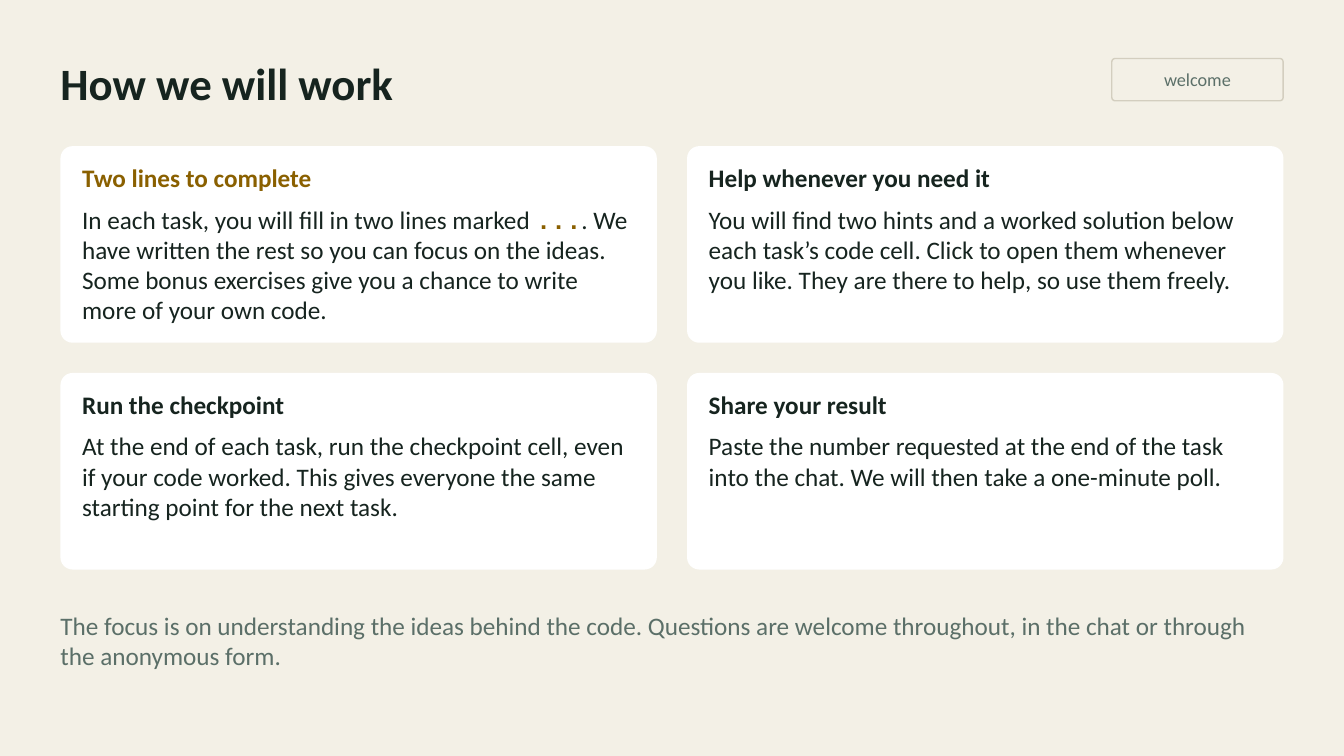
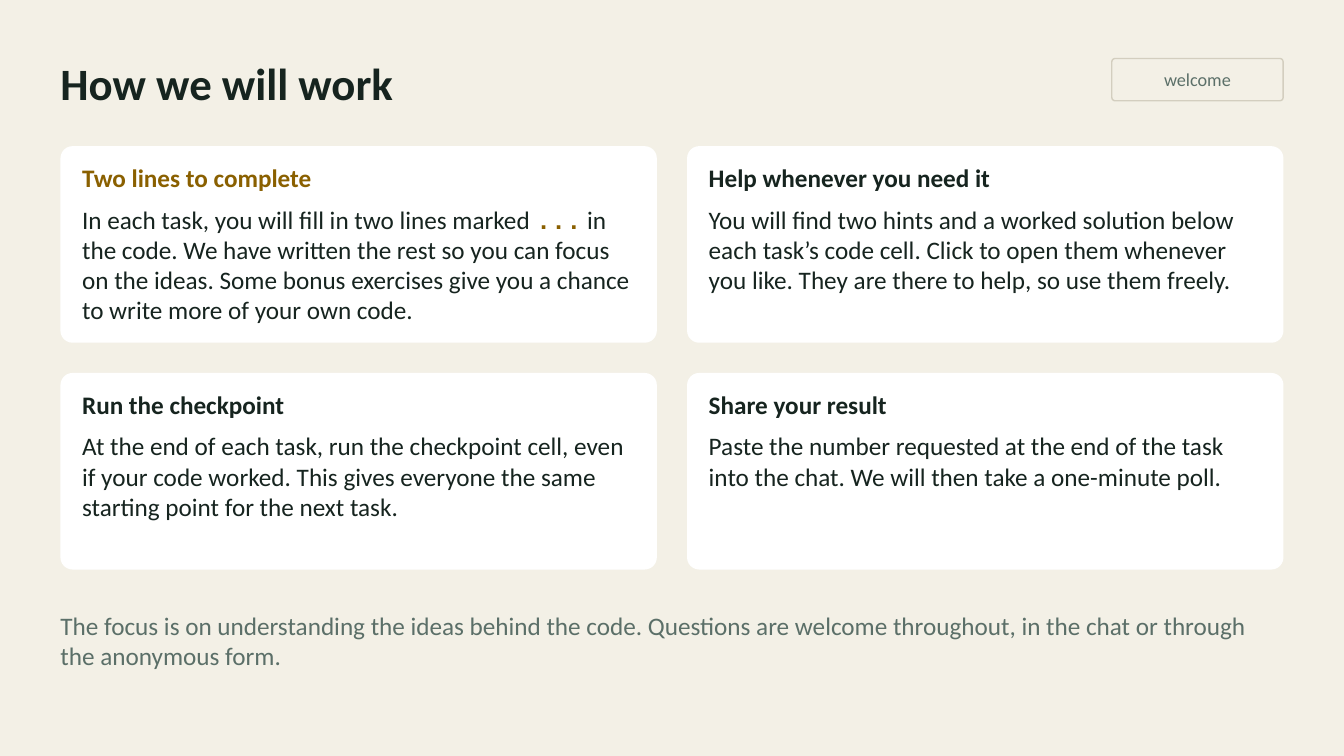
Before and after one commit to inferogenesis/cpomdp-workshop, a slide deck: slide 5 of deck/cpomdp_symposium_2026.pptx. Drawn at 1344x756 pixels with LibreOffice and Linux fonts; fonts in the diff are those of the drawing. Boxes give left, top, right and bottom in pixels: in the first picture for what was removed or moved away, otherwise in the second. Text is boxed around its words. In the diff, an @@ line names an element or a change of style, - is before the commit and + after.

Commit message:
fix: address workshop deck review

```diff
--- a/deck/cpomdp_symposium_2026.pptx
+++ b/deck/cpomdp_symposium_2026.pptx
@@ text in rounded rectangle at (82,211,629,323): text changed @@
-In each task, you will fill in two lines marked .... We have written the rest so you can focus on the ideas. Some bonus exercises give you a chance to write more of your own code.
+In each task, you will fill in two lines marked ... in the code. We have written the rest so you can focus on the ideas. Some bonus exercises give you a chance to write more of your own code.
```
Also in this commit, not shown: 3 other files.
